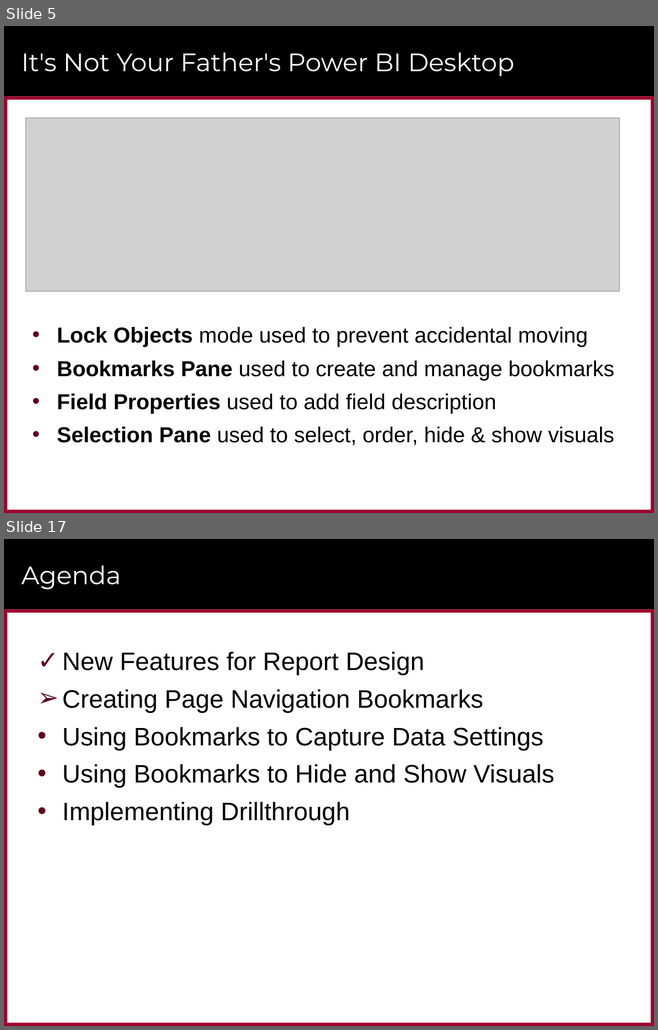
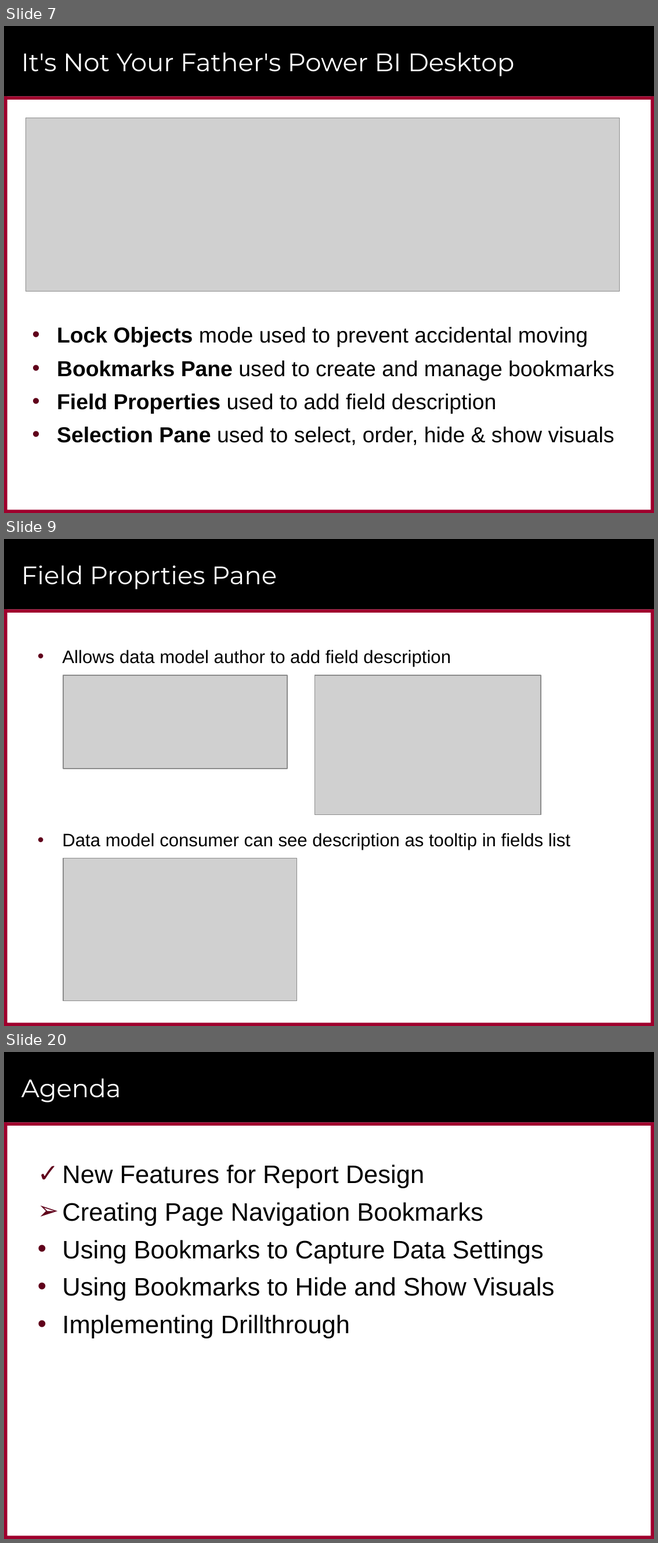
Before and after one commit to CriticalPathTraining/Bookmarks, a slide deck: Bookmarks.pptx. Shown one above the other, each under a label of ours: slides 5 and 17 before the commit, slides 7, 9 and 20 after it; the slides between them are not shown. The pictures are 658x1030 and 658x1543 pixels, drawn with LibreOffice and Linux fonts; fonts in the diff are those of the drawing; grey boxes stand for pictures; background and template pictures are left out. Boxes give left, top, right and bottom in pixels: in the first picture for what was removed or moved away, otherwise in the second. Text is boxed around its words. In the diff, an @@ line names an element or a change of style, - is before the commit and + after.

```diff
--- a/Bookmarks.pptx
+++ b/Bookmarks.pptx
@@ slide 9 added at <box>4,539,654,1026</box>, background #FFFFFF; not listed: 6 template elements that a slide beside it also shows @@
@@ title added at <box>21,565,277,589</box>, 28 pt, text #FFFFFF @@
+Field Proprties Pane
@@ text added at <box>62,650,570,850</box>, 20 pt, text #000000 @@
+• Allows data model author to add field description
+• Data model consumer can see description as tooltip in fields list
@@ picture added at <box>63,675,287,769</box> @@
@@ picture added at <box>314,675,540,815</box> @@
@@ picture added at <box>63,859,296,1001</box> @@
@@ what was slide 5 is now slide 7 @@
@@ what was slide 17 is now slide 20 @@
```
Also in this commit, not shown: 10 slides changed, 10 other slides added, 7 slides removed, 1 other file.
